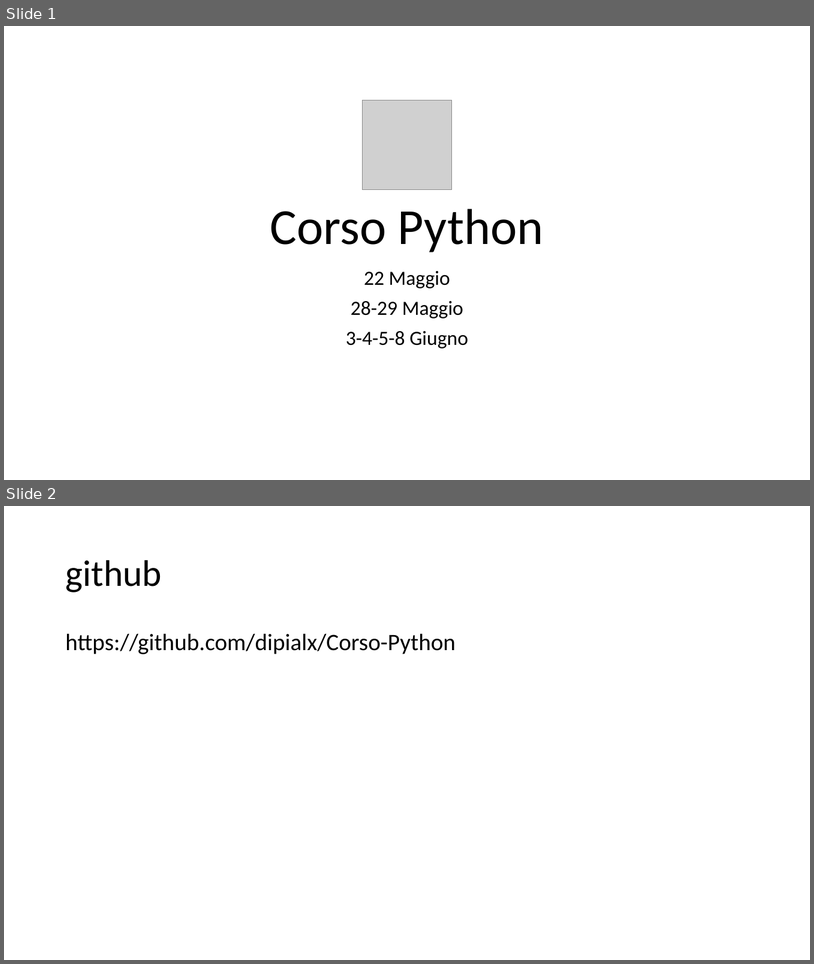
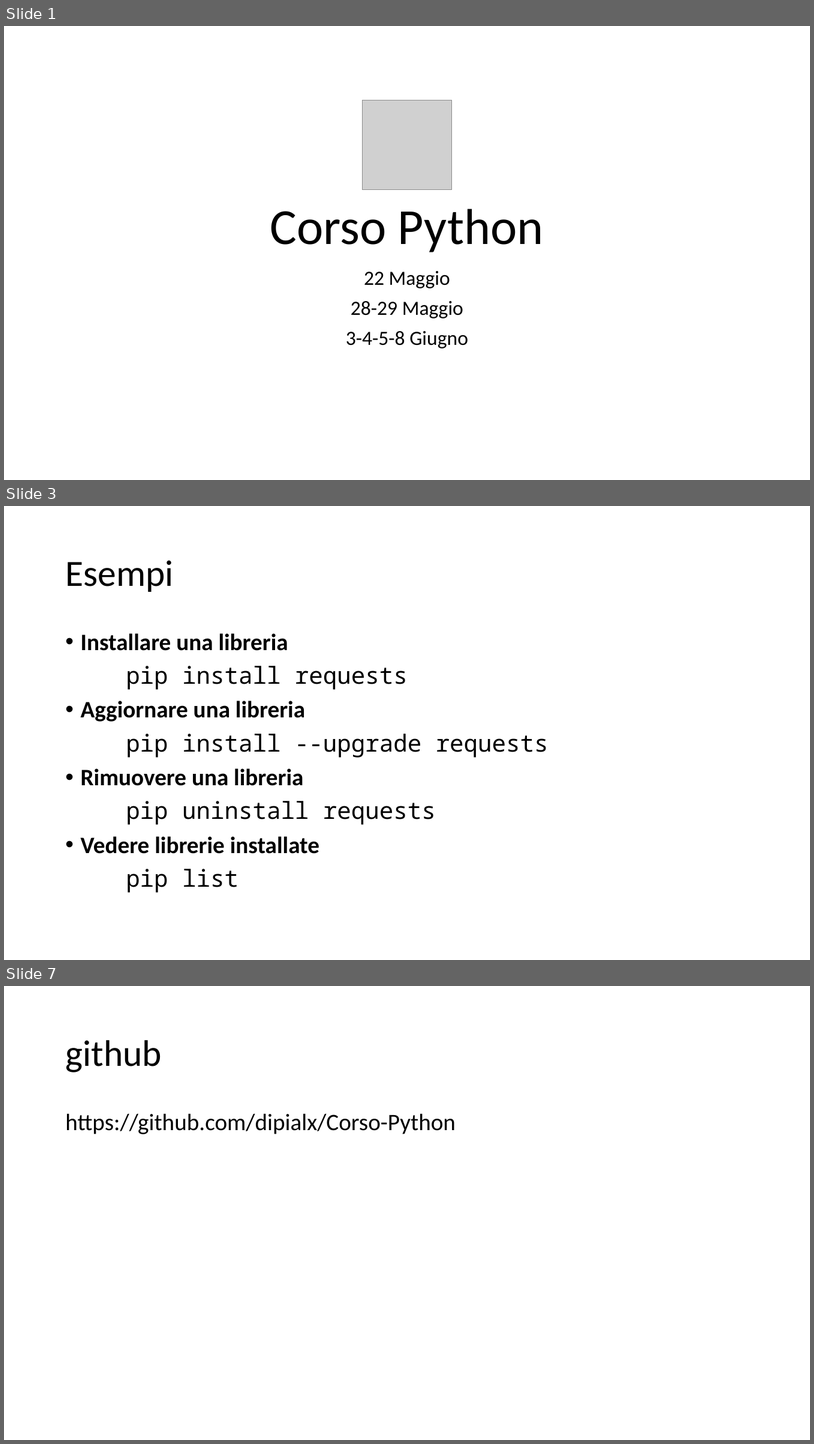
Before and after one commit to dipialx/Corso-Python, a slide deck: Lez2.pptx. Shown one above the other, each under a label of ours: slides 1 and 2 before the commit, slides 1, 3 and 7 after it; the slides between them are not shown. The pictures are 814x964 and 814x1444 pixels, drawn with LibreOffice and Linux fonts; fonts in the diff are those of the drawing; grey boxes stand for pictures. Boxes give left, top, right and bottom in pixels: in the first picture for what was removed or moved away, otherwise in the second. Text is boxed around its words. In the diff, an @@ line names an element or a change of style, - is before the commit and + after.

```diff
--- a/Lez2.pptx
+++ b/Lez2.pptx
@@ slide 3 added at <box>4,506,810,960</box>, background #FFFFFF @@
@@ title added at <box>65,560,173,592</box>, 44 pt, text #000000 @@
+Esempi
@@ text added at <box>81,633,549,892</box>, 28 pt, text #000000, bold @@
+• Installare una libreria
+pip install requests
+• Aggiornare una libreria
+pip install --upgrade requests
+• Rimuovere una libreria
+pip uninstall requests
+• Vedere librerie installate
+pip list
@@ what was slide 2 is now slide 7 @@
```
Also in this commit, not shown: 5 other slides added, 37 other files.
